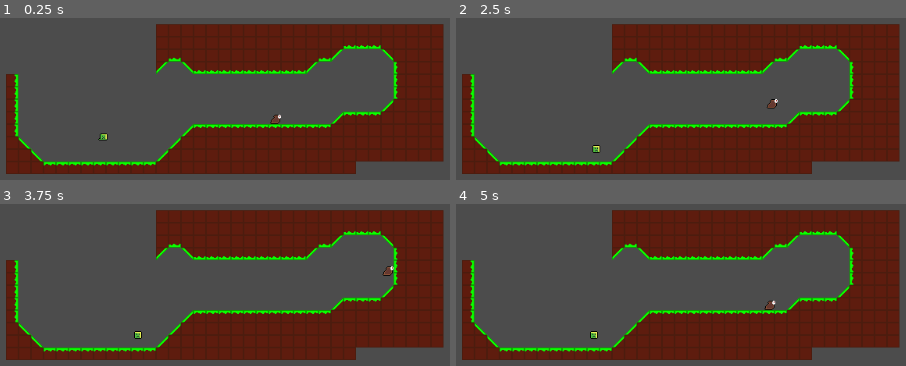
Above: before the commit, frames 1-4 (two rows, left to right).
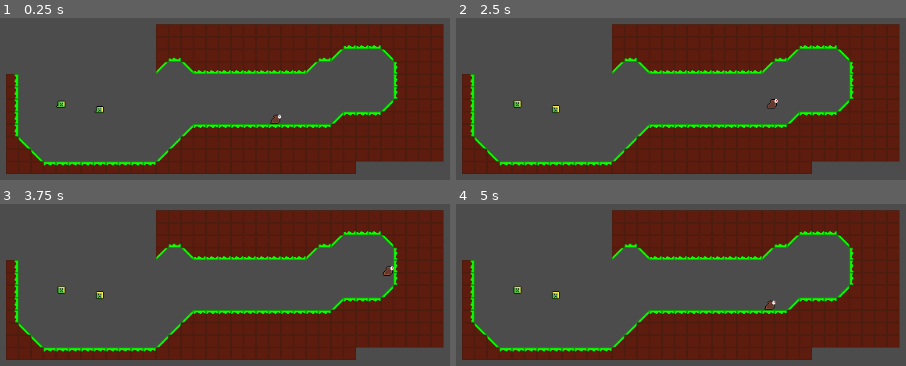
Above: after the commit, the same moments.

Repository: Shoter99/GameJamFirst
Game: Godot game, scene res://enviroment/level prefab/Level test.tscn
The game is run twice, just before and just after one commit, with the same random seed, the same clock (stepped at 60 frames per second) and the same inputs.
Inputs:
- Up to frame 1 (0.25 s): no input
- Up to frame 2 (2.5 s): hold Shift (Slide) 0.53-1.28 s; hold Right (move_right) 0.53-2.03 s; tap Space (jump) at 0.77, 1.52, 2 s; tap Enter at 1.25 s; tap Shift (Slide) at 1.35 s; hold Left (move_left) from 2.03 s (still down); hold Shift (Slide) from 2.03 s (still down)
- Up to frame 3 (3.75 s): tap Enter at 2.75 s; release Left (move_left) at 2.78 s; release Shift (Slide) at 2.78 s; hold Right (move_right) from 2.78 s (still down); tap Shift (Slide) at 2.85 s; tap Space (jump) at 3.02, 3.5 s; hold Shift (Slide) from 3.53 s (still down)
- Up to frame 4 (5 s): tap Space (jump) at 3.77, 4.52 s; release Right (move_right) at 4.28 s; release Shift (Slide) at 4.28 s; hold Left (move_left) from 4.28 s (still down); tap Shift (Slide) at 4.35 s

The runs differ from the first frame. In frame 1, 0.2% of the frame differs, in the area x 12-24%, y 51-76%; in frame 2, 0.3%, in the area x 12-32%, y 50-84%; in frame 3, 0.3%; in frame 4, 0.3%.
Error after the commit: Parse Error: Unknown class: "Enemy" (res://entities/enemy/LeftRightEnemy.gd:1)

Commit message:
added more hp to enemies; adjusted hitboxes

Diff:
--- a/entities/enemy/Enemy.tscn
+++ b/entities/enemy/Enemy.tscn
@@ -1,7 +1,7 @@
-[gd_scene load_steps=7 format=2]
+[gd_scene load_steps=8 format=2]
 
 [ext_resource path="res://Sprites/slime_walk2.png" type="Texture" id=1]
-[ext_resource path="res://entities/enemy/Enemy.gd" type="Script" id=2]
+[ext_resource path="res://entities/enemy/LeftRightEnemy.gd" type="Script" id=2]
 [ext_resource path="res://Sprites/slime_walk1.png" type="Texture" id=3]
 
 [sub_resource type="SpriteFrames" id=3]
@@ -12,32 +12,46 @@
 "speed": 5.0
 } ]
 
+[sub_resource type="RectangleShape2D" id=4]
+extents = Vector2( 6, 3.5 )
+
 [sub_resource type="RectangleShape2D" id=1]
-extents = Vector2( 16, 10.5 )
+extents = Vector2( 5, 3.5 )
 
 [sub_resource type="RectangleShape2D" id=2]
-extents = Vector2( 18, 5.5 )
+extents = Vector2( 4, 1.5 )
 
 [node name="Node2D" type="Node2D"]
 
-[node name="Enemy" type="KinematicBody2D" parent="."]
-collision_mask = 2
+[node name="LeftRightEnemySlime" type="KinematicBody2D" parent="."]
+collision_layer = 16
 script = ExtResource( 2 )
+maxEnemyHealth = null
+enemyHealth = null
 
-[node name="Enemy" type="AnimatedSprite" parent="Enemy"]
-position = Vector2( -4.17233e-07, -16 )
+[node name="Enemy" type="AnimatedSprite" parent="LeftRightEnemySlime"]
+position = Vector2( 0, -5 )
 frames = SubResource( 3 )
 animation = "walk"
 playing = true
 
-[node name="CollisionShape2D" type="CollisionShape2D" parent="Enemy"]
-position = Vector2( 0, -10.5 )
+[node name="playerKiller" type="Area2D" parent="LeftRightEnemySlime"]
+position = Vector2( 0, -3.5 )
+
+[node name="PlayerkillerShape" type="CollisionShape2D" parent="LeftRightEnemySlime/playerKiller"]
+modulate = Color( 0.545098, 0.0431373, 0.0431373, 1 )
+shape = SubResource( 4 )
+
+[node name="CollisionShape2D" type="CollisionShape2D" parent="LeftRightEnemySlime"]
+position = Vector2( 0, -3.5 )
 shape = SubResource( 1 )
 
-[node name="playerDetector" type="Area2D" parent="Enemy/CollisionShape2D"]
+[node name="playerDetector" type="Area2D" parent="LeftRightEnemySlime/CollisionShape2D"]
+collision_layer = 0
 
-[node name="CollisionShape2D" type="CollisionShape2D" parent="Enemy/CollisionShape2D/playerDetector"]
-position = Vector2( 0, -16 )
+[node name="CollisionShape2D" type="CollisionShape2D" parent="LeftRightEnemySlime/CollisionShape2D/playerDetector"]
+position = Vector2( 0, -5 )
 shape = SubResource( 2 )
 
-[connection signal="body_entered" from="Enemy/CollisionShape2D/playerDetector" to="Enemy" method="_on_playerDetector_body_entered"]
+[connection signal="body_entered" from="LeftRightEnemySlime/playerKiller" to="LeftRightEnemySlime" method="_on_playerKiller_body_entered"]
+[connection signal="body_entered" from="LeftRightEnemySlime/CollisionShape2D/playerDetector" to="LeftRightEnemySlime" method="_on_playerDetector_body_entered"]
--- /dev/null
+++ b/entities/enemy/LeftRightEnemy.gd
@@ -0,0 +1,20 @@
+extends Enemy
+
+export var slimeDmg: = 1
+
+#self.maxEnemyHealth = 2
+
+func _ready():
+	velocity.x = 32
+	self.enemyHealth = self.maxEnemyHealth
+
+
+func _physics_process(delta):
+	if is_on_wall():
+		velocity.x = -velocity.x
+
+func _on_playerDetector_body_entered(body):
+	self.hurt_and_die(1)
+
+func _on_playerKiller_body_entered(body):
+	Global.life = Global.life - slimeDmg
--- a/enviroment/level prefab/Level test.tscn
+++ b/enviroment/level prefab/Level test.tscn
@@ -236,4 +236,7 @@
 gravity = 1500
 
 [node name="Node2D" parent="." instance=ExtResource( 3 )]
-position = Vector2( 213, 359 )
+position = Vector2( 167, 315 )
+
+[node name="Node2D2" parent="." instance=ExtResource( 3 )]
+position = Vector2( 216, 322 )
